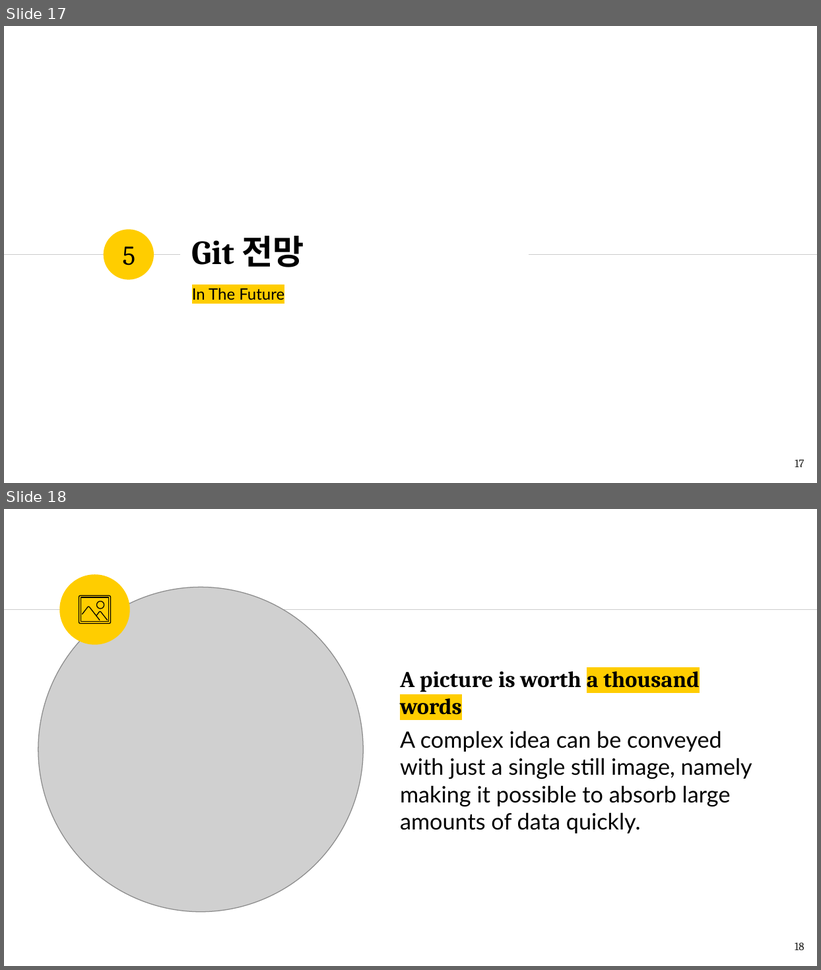
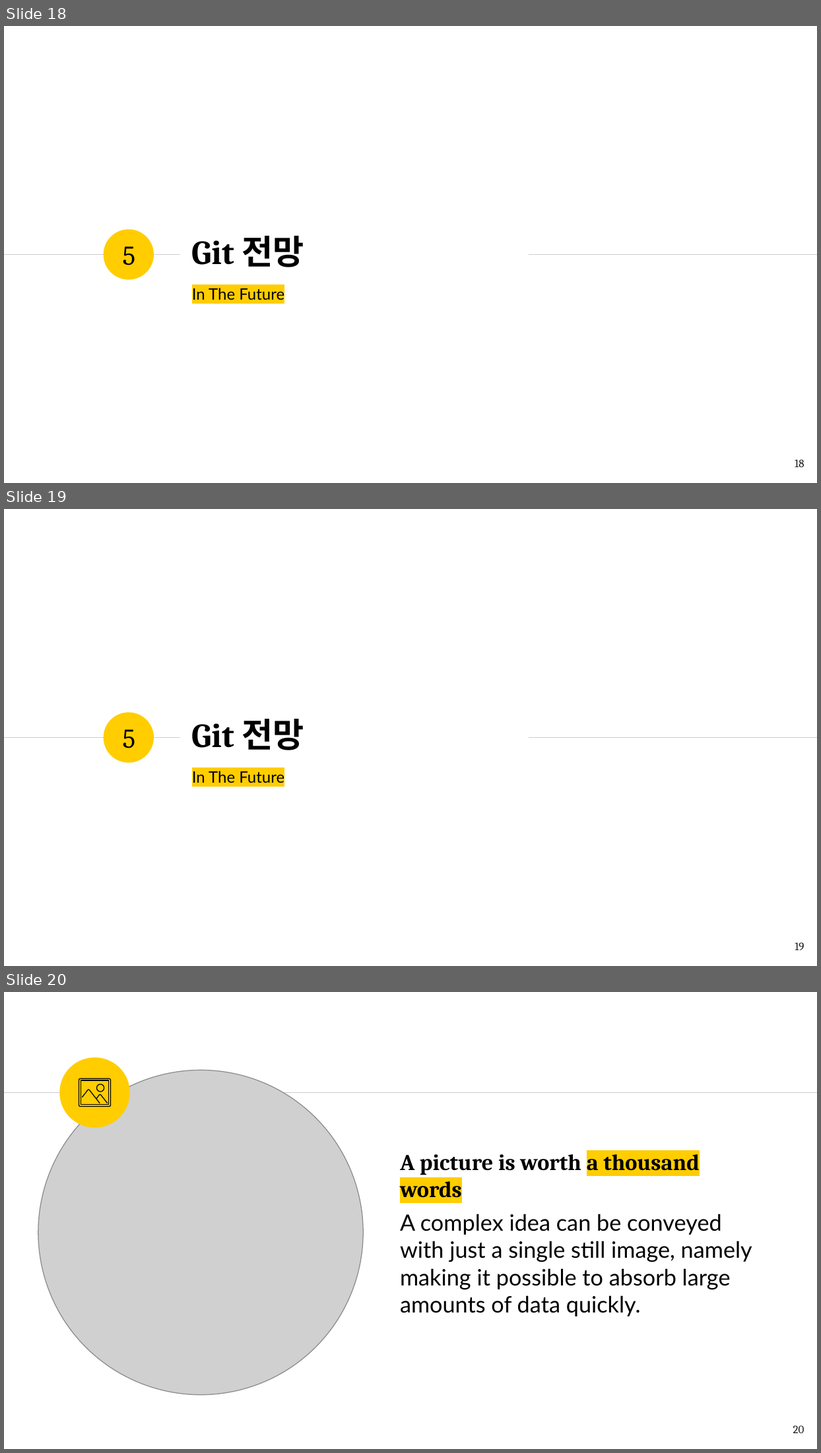
Before and after one commit to romiii37/CampusSeven, a slide deck: Git.pptx. Shown one above the other, each under a label of ours: slides 17 and 18 before the commit, slides 18, 19 and 20 after it. The pictures are 821x970 and 821x1453 pixels, drawn with LibreOffice and Linux fonts; fonts in the diff are those of the drawing; grey boxes stand for pictures. Boxes give left, top, right and bottom in pixels: in the first picture for what was removed or moved away, otherwise in the second. Text is boxed around its words. In the diff, an @@ line names an element or a change of style, - is before the commit and + after.

```diff
--- a/Git.pptx
+++ b/Git.pptx
@@ slide 19 added at (x1=4, y1=509, x2=817, y2=966), background #FFFFFF; not listed: 3 template elements that a slide beside it also shows @@
@@ title added at (x1=192, y1=719, x2=304, y2=751), 30 pt, text #000000, bold @@
+Git 전망
@@ text added at (x1=123, y1=729, x2=136, y2=749), 24 pt, text #000000 @@
+5
@@ subtitle added at (x1=192, y1=771, x2=284, y2=784), 14 pt, text #000000 @@
+In The Future
@@ page number added at (x1=795, y1=943, x2=804, y2=951), 10 pt, text #1D1D1B @@
+19
@@ what was slide 17 is now slide 18 @@
@@ page number at (x1=795, y1=460, x2=804, y2=468): text changed @@
-17
+18
@@ what was slide 18 is now slide 20 @@
@@ page number at (x1=793, y1=1426, x2=805, y2=1434): text changed @@
-18
+20
```
Also in this commit, not shown: 10 slides changed, 4 other slides added, 3 slides removed.
